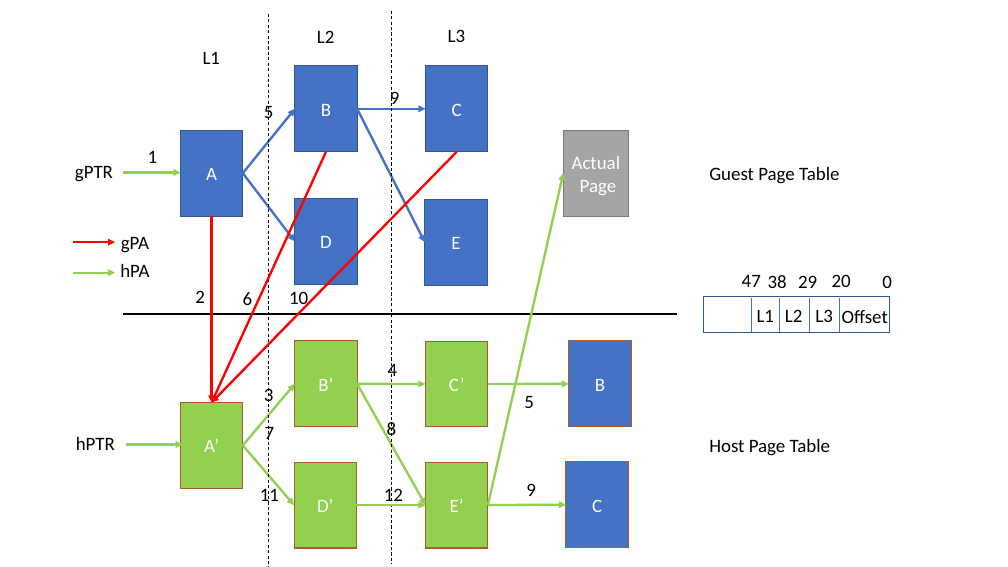
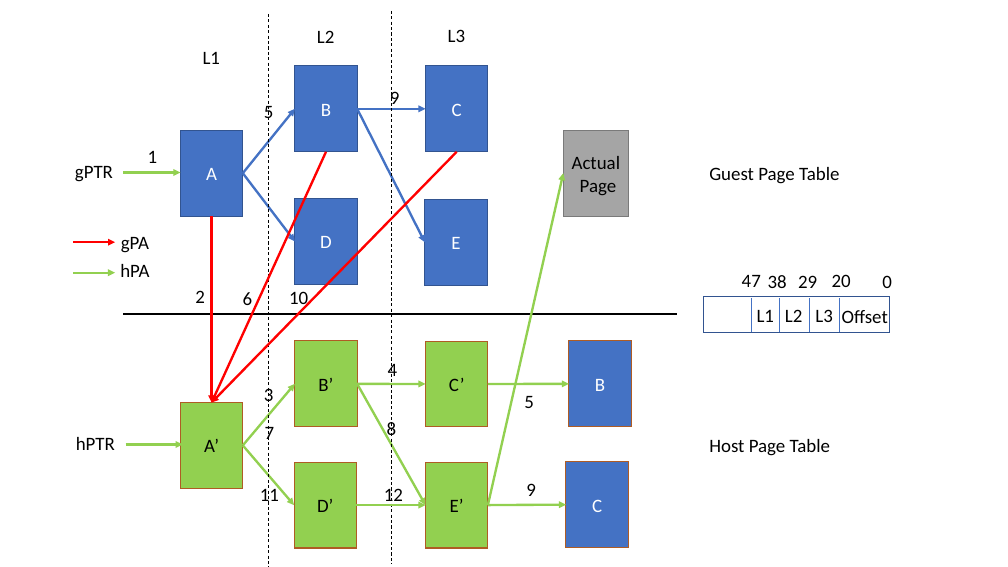
Before and after one commit to shriramrseee/ds255, a slide deck: slide 2 of Diagrams.pptx. Drawn at 1008x567 pixels with LibreOffice and Linux fonts; fonts in the diff are those of the drawing. Boxes give left, top, right and bottom in pixels: in the first picture for what was removed or moved away, otherwise in the second. Text is boxed around its words. In the diff, an @@ line names an element or a change of style, - is before the commit and + after.

```diff
--- a/Diagrams.pptx
+++ b/Diagrams.pptx
@@ text colour #FFFFFF to #000000 in 6 elements at (x1=295, y1=341, x2=358, y2=427), (x1=181, y1=402, x2=243, y2=488), (x1=563, y1=130, x2=628, y2=216), (x1=294, y1=462, x2=357, y2=548), (x1=426, y1=462, x2=488, y2=548), (x1=426, y1=341, x2=488, y2=427) @@
```
Also in this commit, not shown: 2 slides added, 4 other files.
